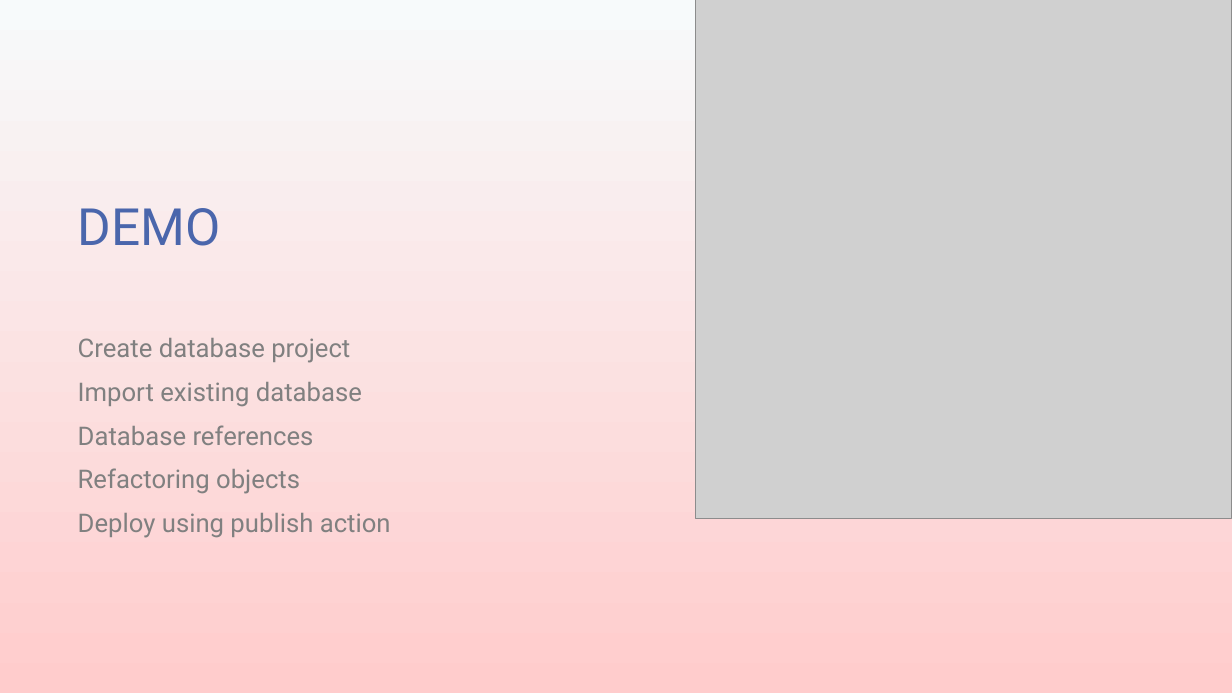
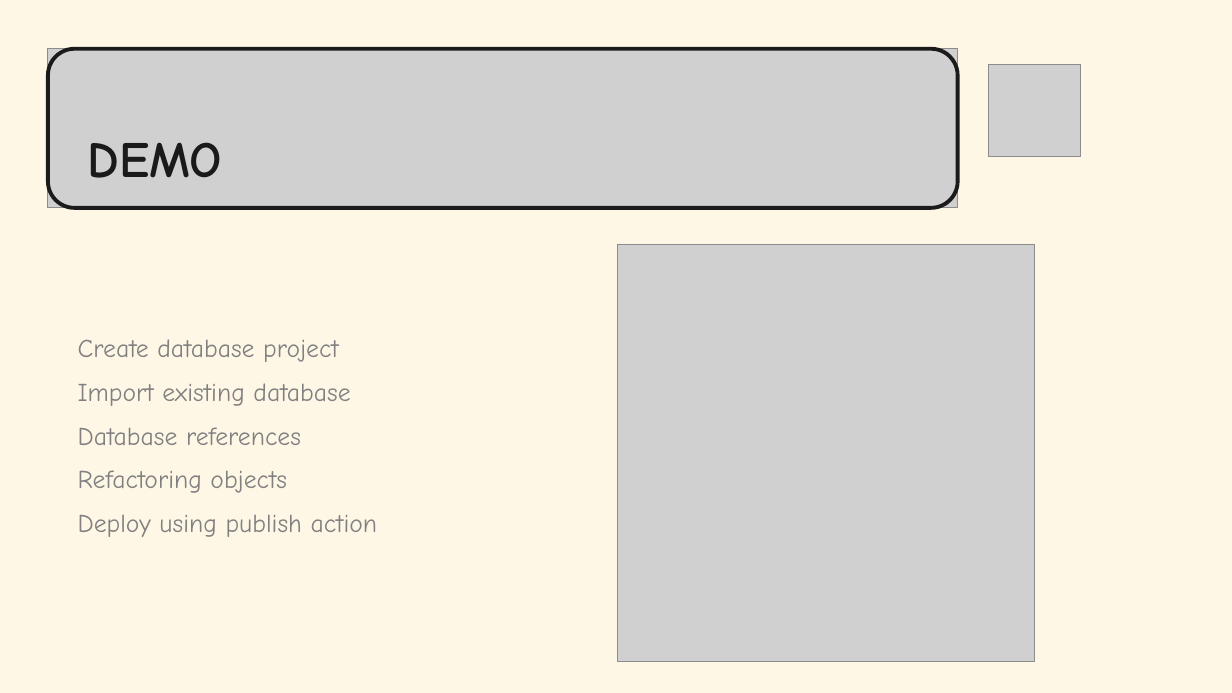
Before and after one commit to transmokopter/Presentations, a slide deck: slide 21 of an-introduction-to-sql-server-database-projects/an-introduction-to-sql-server-database-projects.pptx (slide 24 before the commit). Drawn at 1232x693 pixels with LibreOffice and Linux fonts; fonts in the diff are those of the drawing; grey boxes stand for pictures; background and template pictures are left out. Boxes give left, top, right and bottom in pixels: in the first picture for what was removed or moved away, otherwise in the second. Text is boxed around its words. In the diff, an @@ line names an element or a change of style, - is before the commit and + after.

```diff
--- a/an-introduction-to-sql-server-database-projects/an-introduction-to-sql-server-database-projects.pptx
+++ b/an-introduction-to-sql-server-database-projects/an-introduction-to-sql-server-database-projects.pptx
@@ background gradient #F7FAFB to #FFCCCC to #FFF7E6 @@
@@ picture removed at (x1=696, y1=0, x2=1232, y2=518) @@
@@ picture added at (x1=48, y1=49, x2=958, y2=208) @@
@@ rounded rectangle added at (x1=48, y1=49, x2=958, y2=208), outline #1B1B1B 3 pt @@
@@ title "DEMO" moved from (x1=78, y1=208, x2=221, y2=246) to (x1=88, y1=142, x2=222, y2=178) @@
@@ title "DEMO" at (x1=88, y1=142, x2=222, y2=178): size 40 to 39.6 pt, font Roboto to Comic Neue, text colour #4A66AC to #1A1A1A, bold on @@
@@ picture added at (x1=989, y1=64, x2=1081, y2=156) @@
@@ picture added at (x1=617, y1=244, x2=1035, y2=662) @@
@@ text "Create database project" at (x1=78, y1=339, x2=378, y2=537): font Roboto to Comic Neue @@
```
Also in this commit, not shown: 19 other slides changed, 1 slide added, 4 slides removed, 4 other files.
